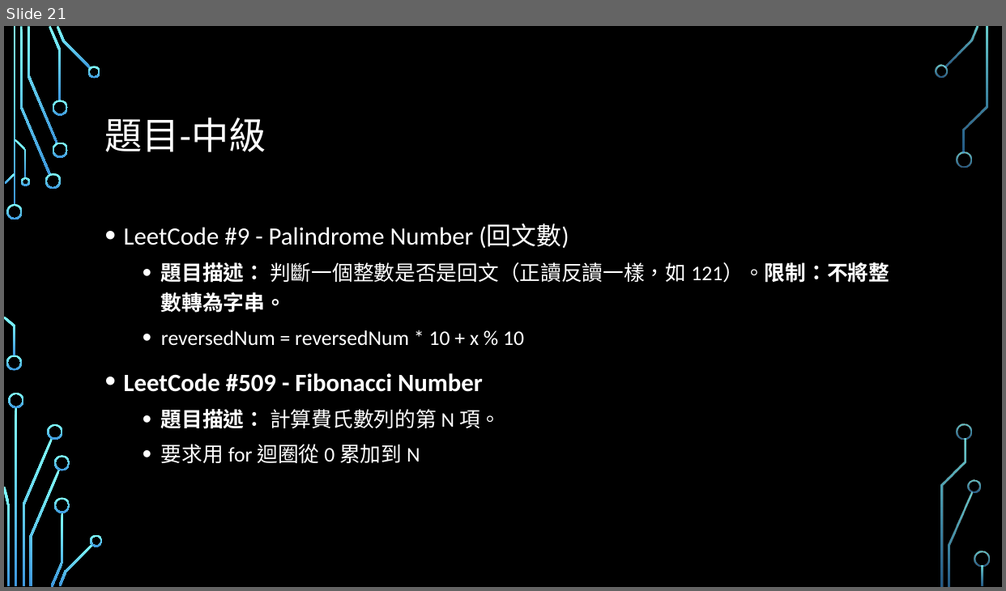
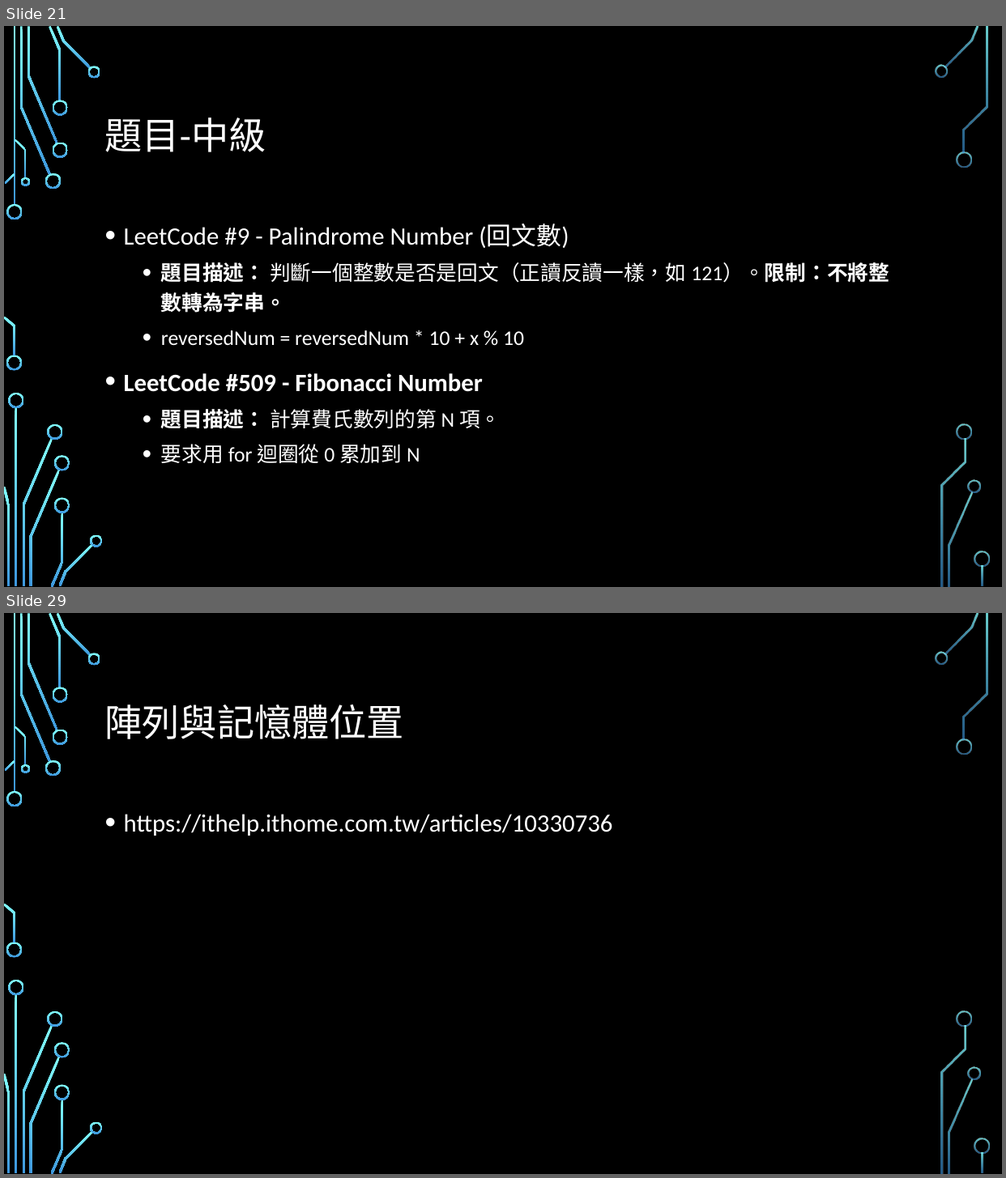
Before and after one commit to Alvin-Lo0729/ncut-java, a slide deck: doc/JAVA0123.pptx. Shown one above the other, each under a label of ours: slide 21 before the commit, slides 21 and 29 after it; the slides between them are not shown. The pictures are 1006x591 and 1006x1178 pixels, drawn with LibreOffice and Linux fonts; fonts in the diff are those of the drawing; background and template pictures are left out. Boxes give left, top, right and bottom in pixels: in the first picture for what was removed or moved away, otherwise in the second. Text is boxed around its words. In the diff, an @@ line names an element or a change of style, - is before the commit and + after.

```diff
--- a/doc/JAVA0123.pptx
+++ b/doc/JAVA0123.pptx
@@ slide 29 added at bbox=[4, 613, 1002, 1174], background picture (left out); not listed: 36 template elements that a slide beside it also shows @@
@@ title added at bbox=[105, 705, 405, 739], 36 pt, text #FFFFFF @@
+陣列與記憶體位置
@@ text added at bbox=[124, 814, 613, 836], 24 pt, text #FFFFFF @@
+• https://ithelp.ithome.com.tw/articles/10330736
```
Also in this commit, not shown: 9 other slides added, 7 other files.
